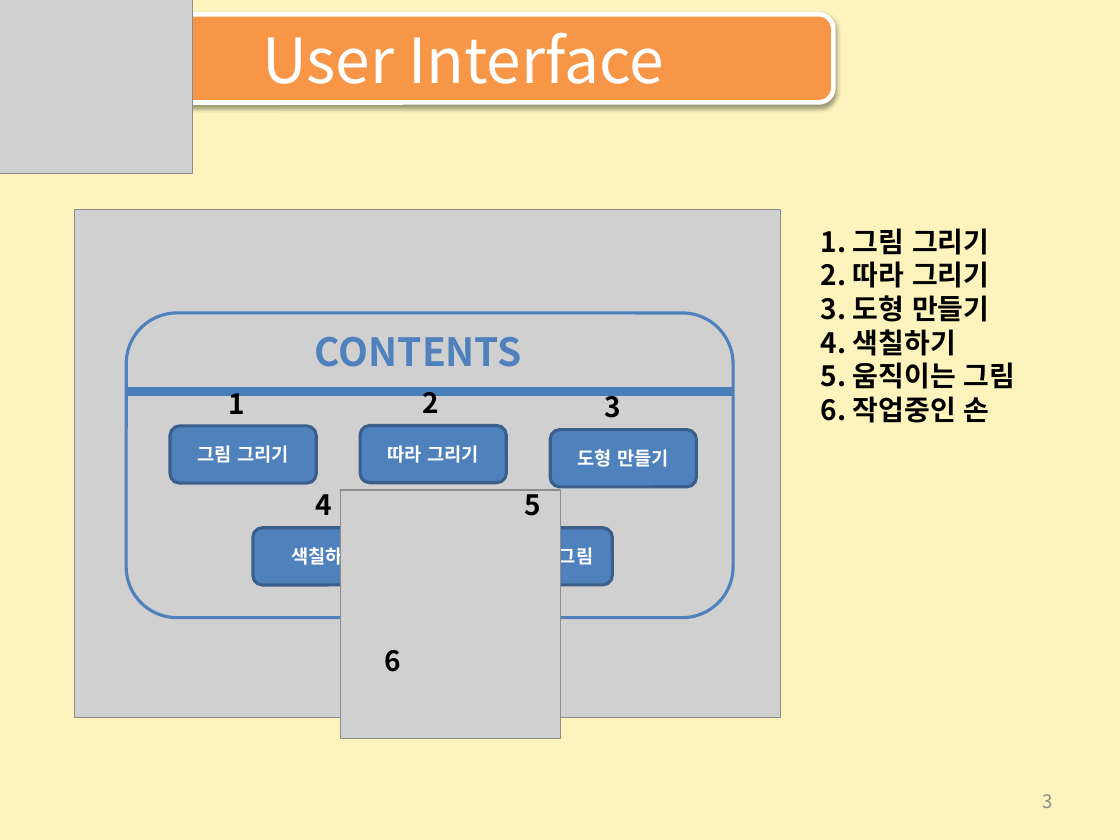
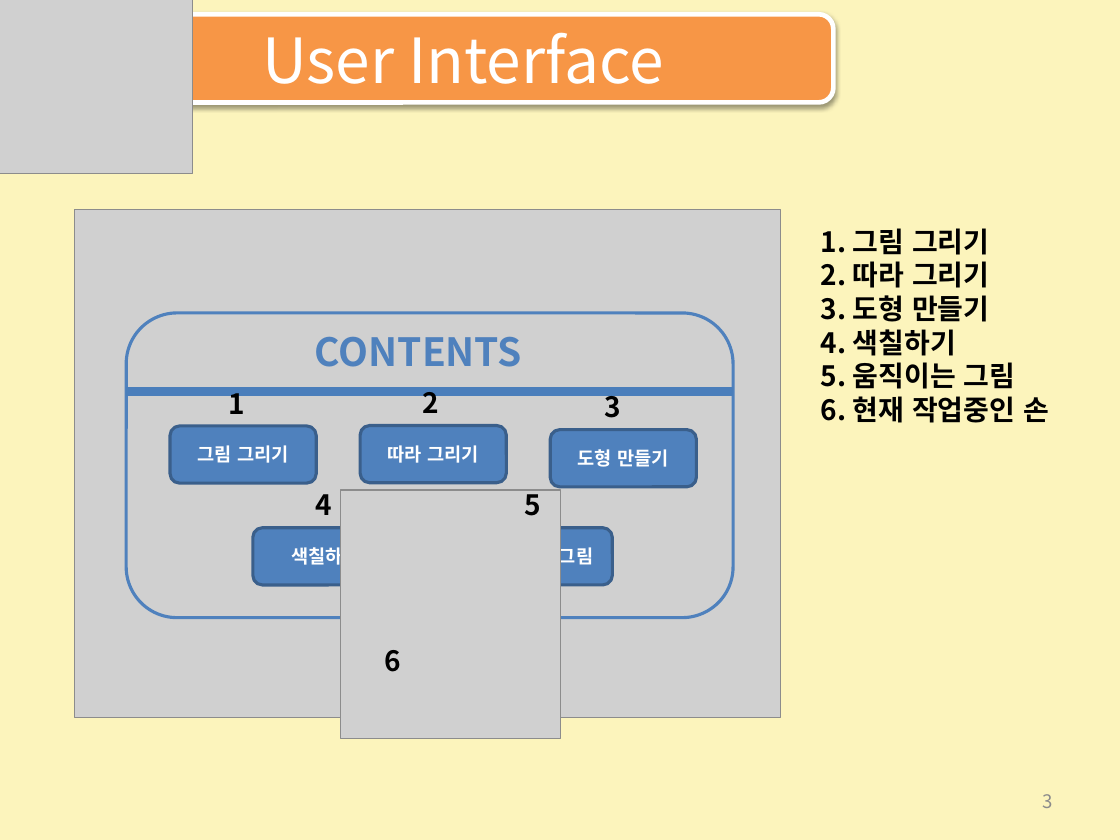
Before and after one commit to darolb/Team-PlayMeetJob, a slide deck: slide 3 of Work_Data/GW_UI Design_ppt_V1.0_20170212.pptx. Drawn at 1120x840 pixels with LibreOffice and Linux fonts; fonts in the diff are those of the drawing; grey boxes stand for pictures. Boxes give left, top, right and bottom in pixels: in the first picture for what was removed or moved away, otherwise in the second. Text is boxed around its words. In the diff, an @@ line names an element or a change of style, - is before the commit and + after.

```diff
--- a/Work_Data/GW_UI Design_ppt_V1.0_20170212.pptx
+++ b/Work_Data/GW_UI Design_ppt_V1.0_20170212.pptx
@@ text at [821, 396, 1049, 423]: text changed @@
-6. 작업중인 손
+6. 현재 작업중인 손
```
Also in this commit, not shown: 3 other slides changed, 1 slide removed.
